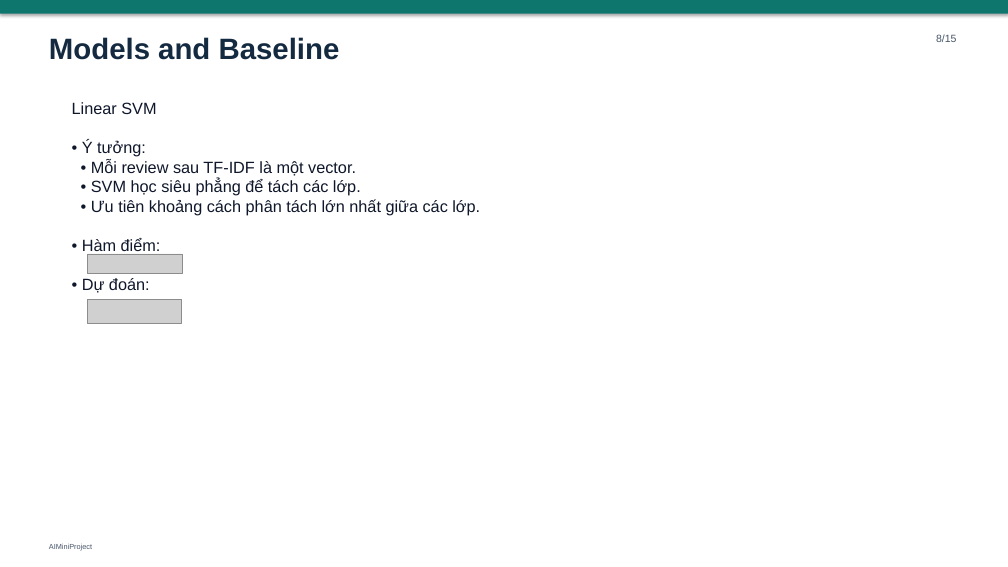
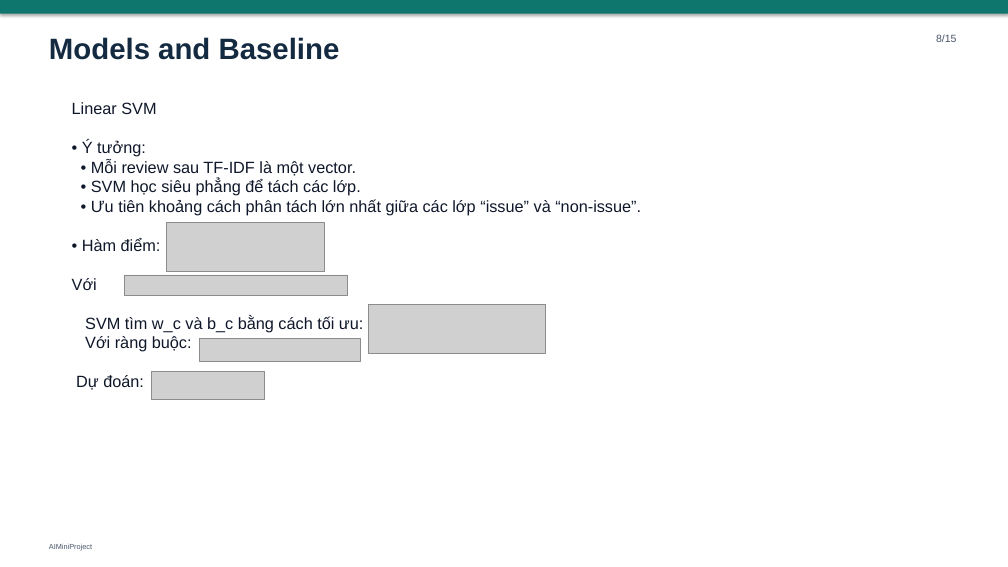
Before and after one commit to luongkien25/AIMiniProject, a slide deck: slide 12 of slides/AIMiniProject_presentation.pptx (slide 10 before the commit). Drawn at 1008x567 pixels with LibreOffice and Linux fonts; fonts in the diff are those of the drawing; grey boxes stand for pictures. Boxes give left, top, right and bottom in pixels: in the first picture for what was removed or moved away, otherwise in the second. Text is boxed around its words. In the diff, an @@ line names an element or a change of style, - is before the commit and + after.

```diff
--- a/slides/AIMiniProject_presentation.pptx
+++ b/slides/AIMiniProject_presentation.pptx
@@ text at [91,199,641,215]: text changed @@
-• Ưu tiên khoảng cách phân tách lớn nhất giữa các lớp.
+• Ưu tiên khoảng cách phân tách lớn nhất giữa các lớp “issue” và “non-issue”.
@@ picture added at [167,223,324,272] @@
@@ picture removed at [88,254,183,274] @@
@@ text at [72,278,363,390]: text changed @@
-• Dự đoán:
+Với
+SVM tìm w_c và b_c bằng cách tối ưu:
+Với ràng buộc:
+Dự đoán:
@@ picture added at [125,275,348,296] @@
@@ picture added at [369,305,545,354] @@
@@ picture added at [200,339,361,361] @@
@@ picture: place and size @@
-picture at [88,299,182,323]
+picture at [151,371,265,400]
```
Also in this commit, not shown: 3 other slides changed, 4 slides added, 1 slide removed, 1 other file.
